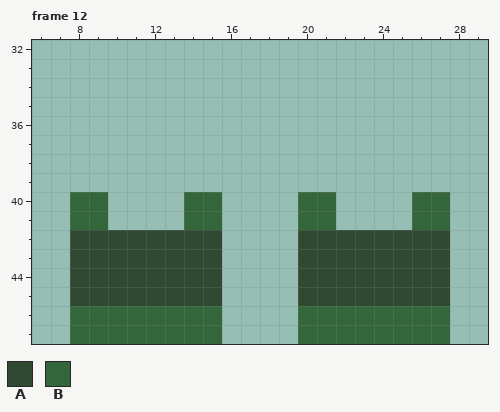
Two versions of one pixel-art file, image/equip/boots/poison_boots.aseprite. The first picture shows the starting point.
36x48 pixels, 12 frames. Shown: frame 12: x 6..29, y 32..47. The commit also changed other frames, which this record leaves out.
Palette (. is transparent): A #2f4933  B #33673b
Now the later version:
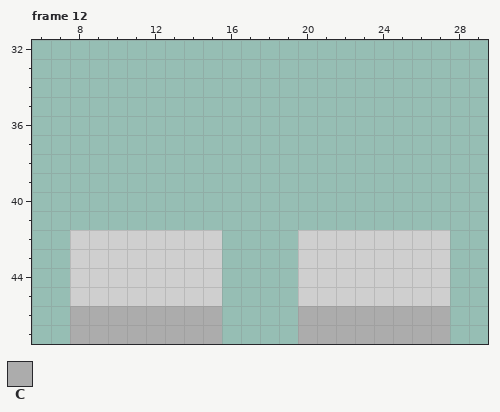
Colours new in this view: C #acacac
The exact change:
@@ palette @@
-A #2f4933
+A #cfcfcf
--- frame 12
@@ x 6..29 @@
 39 ........................
-40 ..BB....BB....BB....BB..
-41 ..BB....BB....BB....BB..
+40 ........................
+41 ........................
 42 ..AAAAAAAA....AAAAAAAA..
@@ x 6..29 @@
 45 ..AAAAAAAA....AAAAAAAA..
-46 ..BBBBBBBB....BBBBBBBB..
-47 ..BBBBBBBB....BBBBBBBB..
+46 ..CCCCCCCC....CCCCCCCC..
+47 ..CCCCCCCC....CCCCCCCC..
Pixel boxes of the changes (left, top, right, bottom) in both pictures:
changed: (70, 192, 450, 344)
